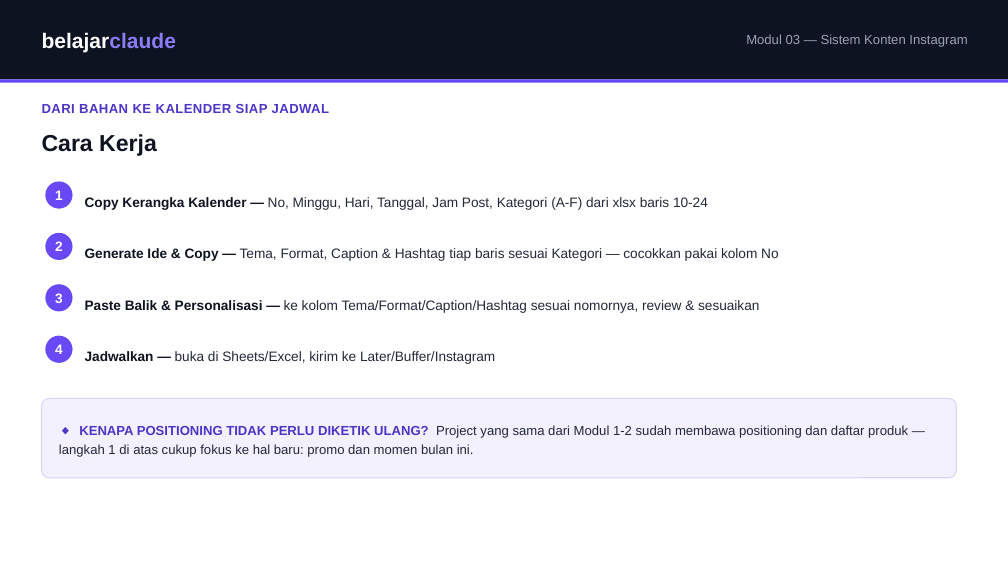
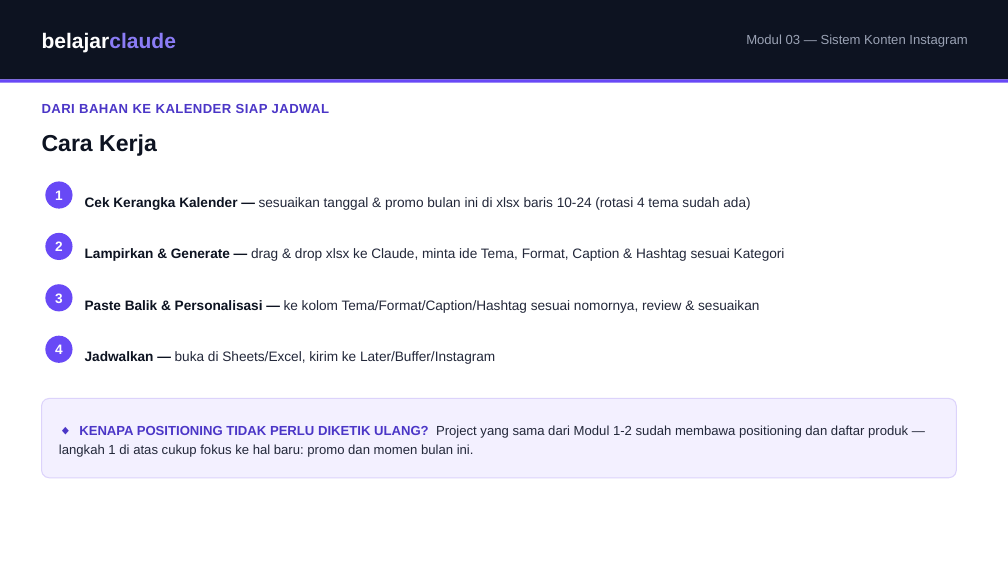
Before and after one commit to juliautomo/belajar-claude, a slide deck: slide 5 of Content-Marketing/M03-Konten-Instagram/K3-M03-Sistem-Konten-Instagram.pptx. Drawn at 1008x567 pixels with LibreOffice and Linux fonts; fonts in the diff are those of the drawing. Boxes give left, top, right and bottom in pixels: in the first picture for what was removed or moved away, otherwise in the second. Text is boxed around its words. In the diff, an @@ line names an element or a change of style, - is before the commit and + after.

Commit message:
M03: fix HTML/PPTX prompt mismatch, switch to drag-and-drop xlsx workflow, make Latihan header prominent site-wide

```diff
--- a/Content-Marketing/M03-Konten-Instagram/K3-M03-Sistem-Konten-Instagram.pptx
+++ b/Content-Marketing/M03-Konten-Instagram/K3-M03-Sistem-Konten-Instagram.pptx
@@ text at <box>85,197,750,210</box>: text changed @@
-Copy Kerangka Kalender — No, Minggu, Hari, Tanggal, Jam Post, Kategori (A-F) dari xlsx baris 10-24
+Cek Kerangka Kalender — sesuaikan tanggal & promo bulan ini di xlsx baris 10-24 (rotasi 4 tema sudah ada)
@@ text at <box>85,248,785,261</box>: text changed @@
-Generate Ide & Copy — Tema, Format, Caption & Hashtag tiap baris sesuai Kategori — cocokkan pakai kolom No
+Lampirkan & Generate — drag & drop xlsx ke Claude, minta ide Tema, Format, Caption & Hashtag sesuai Kategori
```
Also in this commit, not shown: 3 other slides changed, 2 other files.
